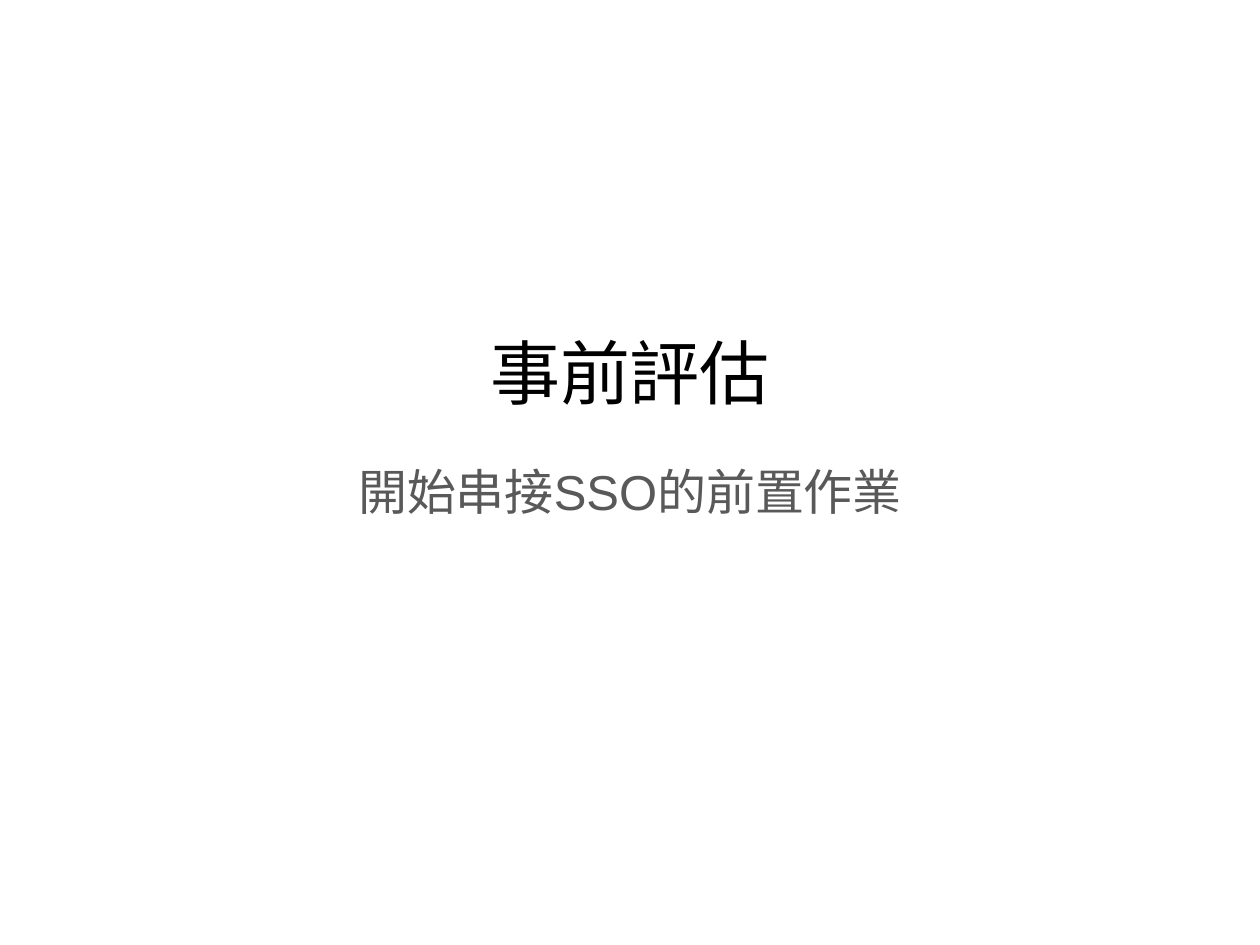
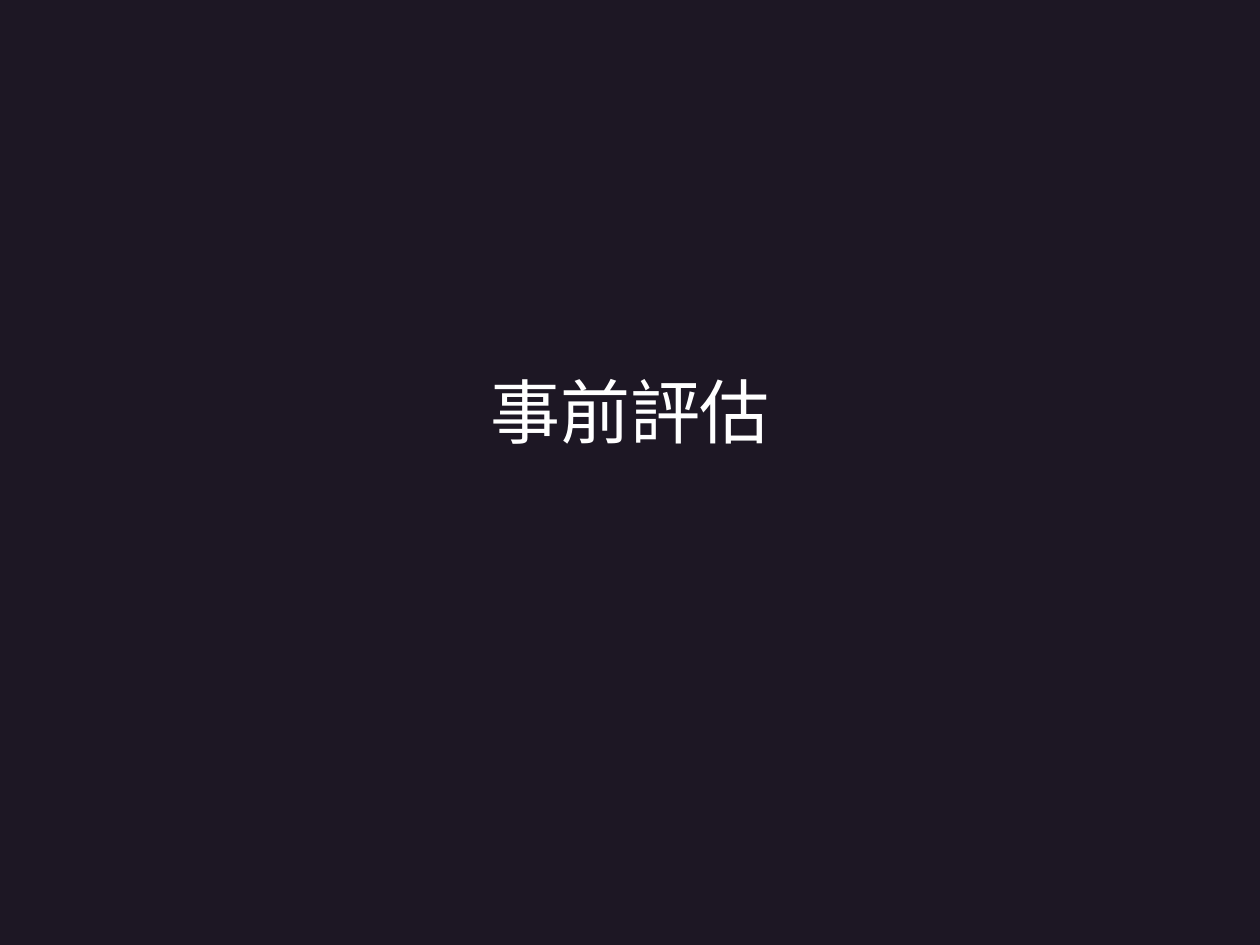
Before and after one commit to Sevenflanks/jcconf-2024-sso-flow-demo, a slide deck: slide 8 of JCC24_slide_Rhys.pptx (slide 7 before the commit). Drawn at 1260x945 pixels with LibreOffice and Linux fonts; fonts in the diff are those of the drawing; background and template pictures are left out. Boxes give left, top, right and bottom in pixels: in the first picture for what was removed or moved away, otherwise in the second. Text is boxed around its words. In the diff, an @@ line names an element or a change of style, - is before the commit and + after.

```diff
--- a/JCC24_slide_Rhys.pptx
+++ b/JCC24_slide_Rhys.pptx
@@ background #FFFFFF to picture (left out) @@
@@ title "事前評估": place and size @@
-title "事前評估" at box(490, 340, 770, 405)
+title "事前評估" at box(490, 379, 770, 444)
@@ title "事前評估" at box(490, 379, 770, 444): text colour #000000 to #FFFFFF @@
@@ subtitle removed at box(358, 468, 902, 514) @@
-開始串接SSO的前置作業
```
Also in this commit, not shown: 9 other slides changed, 1 slide added.
